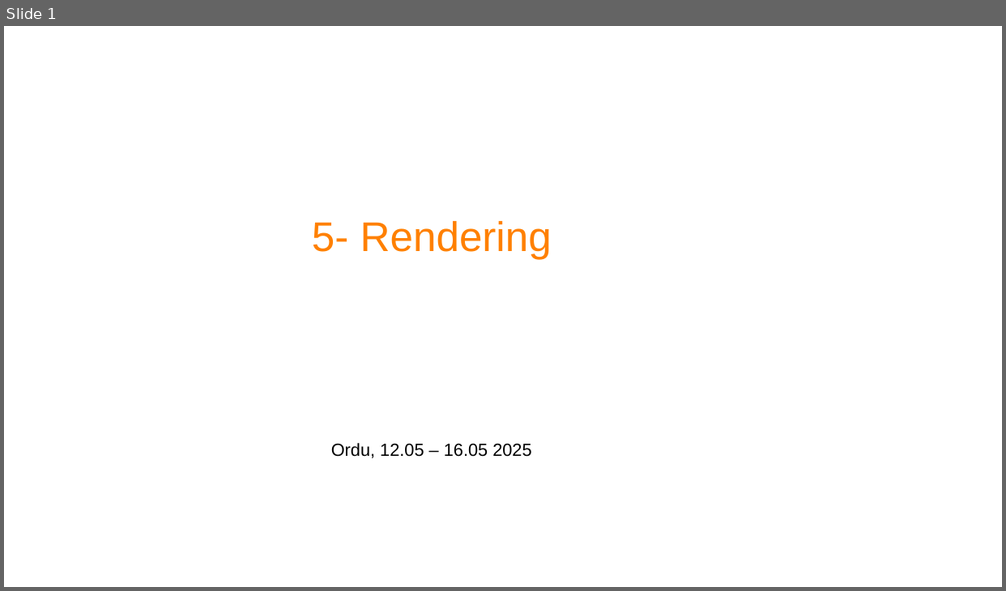
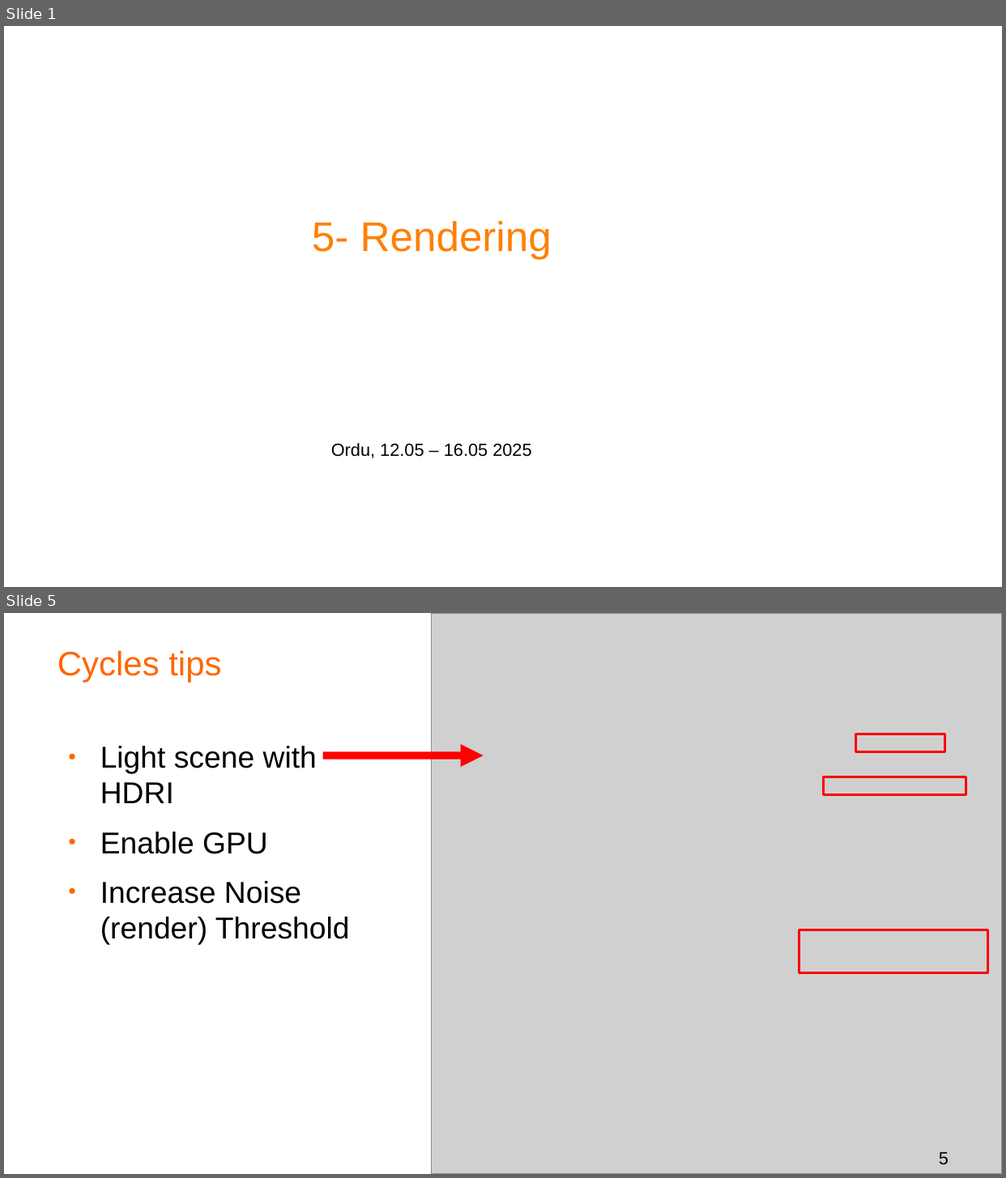
Before and after one commit to projetoalfobre/Ordu-2025-3d-training, a slide deck: presentations/5-rendering.odp. Shown one above the other, each under a label of ours: slide 1 before the commit, slides 1 and 5 after it; the slides between them are not shown. The pictures are 1006x591 and 1006x1178 pixels, drawn with LibreOffice and Linux fonts; fonts in the diff are those of the drawing; grey boxes stand for pictures; background and template pictures are left out. Boxes give left, top, right and bottom in pixels: in the first picture for what was removed or moved away, otherwise in the second. Text is boxed around its words. In the diff, an @@ line names an element or a change of style, - is before the commit and + after.

```diff
--- a/presentations/5-rendering.odp
+++ b/presentations/5-rendering.odp
@@ slide 5 added at box(4, 613, 1002, 1174), background #FFFFFF @@
@@ picture added at box(432, 613, 1002, 1174) @@
@@ title added at box(57, 650, 221, 682), 27 pt, text #FF6600 @@
+Cycles tips
@@ text added at box(100, 746, 350, 945), 24 pt, text #000000 @@
+● Light scene with HDRI
+● Enable GPU
+● Increase Noise (render) Threshold
@@ arrow added from (323, 756) to (483, 756), #FF0000 6.01 pt @@
@@ rectangle added at box(856, 735, 945, 752), outline #FF0000 1.98 pt @@
@@ rectangle added at box(825, 777, 966, 795), outline #FF0000 1.98 pt @@
@@ rectangle added at box(799, 930, 988, 973), outline #FF0000 1.98 pt @@
@@ page number added at box(939, 1152, 948, 1165), 14 pt, text #000000 @@
+5
```
Also in this commit, not shown: 4 other slides added, 1 slide removed, 7 other files.
